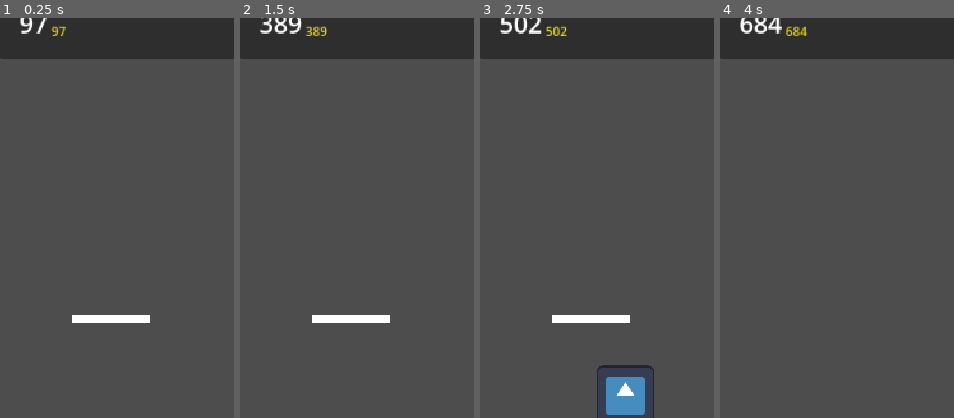
Above: before the commit, frames 1-4 (left to right).
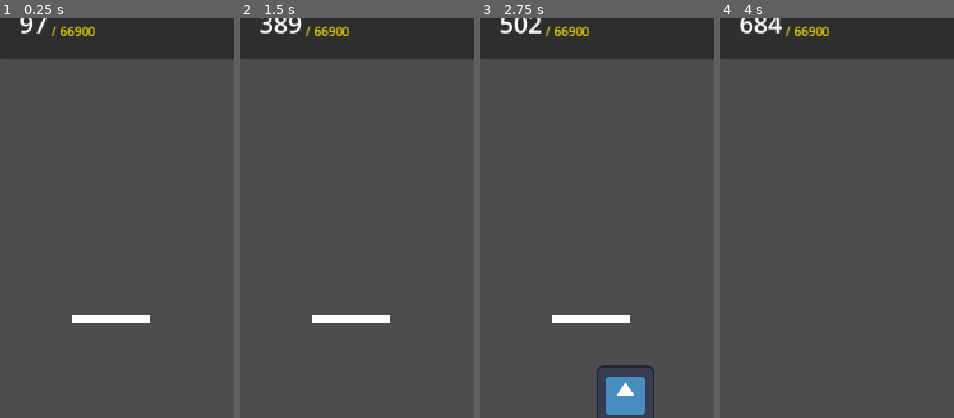
Above: after the commit, the same moments.

Repository: imLymei/mothers-day-game
Game: Godot game, scene res://Scenes/World/World.tscn
The game is run twice, just before and just after one commit, with the same random seed, the same clock (stepped at 60 frames per second) and the same inputs. The engine's default icon, where the game draws it, is replaced by a stand-in: a white triangle on a blue panel in a dark square.
Inputs (mouse positions are % of the whole screen's width and height, from its top left):
- Up to frame 1 (0.25 s): no input
- Up to frame 2 (1.5 s): move the mouse to (72, 45) at 0.52 s; click (72, 45) at 0.67 s; drag from (30, 55) to (45, 70) at 1.27 s
- Up to frame 3 (2.75 s): move the mouse to (60, 28) at 2.02 s; click (60, 28) at 2.17 s
- Up to frame 4 (4 s): drag from (45, 70) to (20, 35) at 2.77 s; move the mouse to (80, 65) at 3.52 s; click (80, 65) at 3.67 s
The pictures show only the part of the screen within x 0-50%, y 4-54%; the shares and areas given below are measured in that part.

The runs differ from the first frame. In frame 1, 0.3% of the frame differs, in the area x 22-41%, y 2-5%; in frame 2, 0.3%, in the area x 28-47%, y 2-5%; in frame 3, 0.3%; in frame 4, 0.3%.

Commit message:
chore: update platforms height

Diff:
--- a/Scenes/World/World.gd
+++ b/Scenes/World/World.gd
@@ -3,9 +3,8 @@
 
 const PLATFORM_SPACING = 300
 const MOVING_PLATFORM_SPAWN_RATE = 0.1
-const GOAL_PLATFORMS_DISTANCE = 1_000
+var GOAL_PLATFORMS_DISTANCE = randi_range(100, 500)
 
-var best_score = 0
 var actual_score = 0
 var last_platform_height = 0
 var screen_size: Vector2
@@ -32,14 +31,15 @@
 # UI
 @onready var win_screen: CenterContainer = %WinScreen
 @onready var game_over_screen: CenterContainer = %GameOverScreen
-@onready var new_high_score: VBoxContainer = %NewHighScore
-@onready var new_high_score_label: Label = %NewHighScoreLabel
+@onready var final_score_label: Label = %FinalScoreLabel
 
 
 func _ready() -> void:
 	screen_size = get_viewport_rect().size
 
 	camera_2d.limit_bottom = 0
+
+	high_score_label.text = "/ %d" % [(GOAL_PLATFORMS_DISTANCE + 1) * PLATFORM_SPACING]
 
 	generate_platforms()
 
@@ -58,10 +58,6 @@
 		for platform: Node2D in platforms.get_children():
 			if platform.global_position.y > camera_bottom + PLATFORM_SPACING:
 				platforms.remove_child(platform)
-
-	if actual_score > best_score:
-		best_score = actual_score
-		high_score_label.text = "%d" % [best_score]
 
 	if is_game_running and last_platform_height - abs(player.global_position.y) < screen_size.y:
 		add_platform()
@@ -107,9 +103,9 @@
 
 func die() -> void:
 	game_over_screen.show()
-	new_high_score.show()
+
+	final_score_label.text = "%d" % [actual_score]
 	total_platforms = 0
-	new_high_score_label.text = "%d" % [best_score]
 
 	camera_2d.global_position.y = 0
 	camera_2d.position_smoothing_speed = 10
@@ -123,9 +119,9 @@
 
 
 
+
 func restart() -> void:
 	game_over_screen.hide()
-	new_high_score.hide()
 	win_screen.hide()
 	camera_2d.position_smoothing_speed = 5
 	camera_2d.limit_smoothed = false
@@ -151,7 +147,6 @@
 
 func _on_play_again_button_pressed() -> void:
 	total_platforms = 0
-	new_high_score_label.text = "%d" % [best_score]
 
 	camera_2d.limit_bottom = 0
 	camera_2d.global_position.y = 0
--- a/Scenes/World/World.tscn
+++ b/Scenes/World/World.tscn
@@ -103,27 +103,25 @@
 theme_override_constants/separation = 32
 
 [node name="NewHighScore" type="VBoxContainer" parent="CanvasLayer/ScreenContainer/GameOverScreen/PanelContainer/MarginContainer/VBoxContainer"]
-unique_name_in_owner = true
-visible = false
 layout_mode = 2
 theme_override_constants/separation = 12
 
 [node name="NewRecordText" type="RichTextLabel" parent="CanvasLayer/ScreenContainer/GameOverScreen/PanelContainer/MarginContainer/VBoxContainer/NewHighScore"]
 clip_contents = false
 layout_mode = 2
-theme_override_colors/default_color = Color(0.922312, 0.863542, 0, 1)
-theme_override_colors/font_outline_color = Color(0.527963, 0.562775, 5.77569e-07, 1)
+theme_override_colors/default_color = Color(0.775063, 0.775063, 0.775063, 1)
+theme_override_colors/font_outline_color = Color(0.439049, 0.439049, 0.439049, 1)
 theme_override_constants/outline_size = 10
 theme_override_font_sizes/normal_font_size = 48
 bbcode_enabled = true
-text = "[wave amp=50.0 freq=5.0 connected=1]NOVO RECORDE"
+text = "[tornado radius=10.0 freq=1.0 connected=1]Quase la..."
 fit_content = true
 scroll_active = false
 autowrap_mode = 0
 horizontal_alignment = 1
 vertical_alignment = 1
 
-[node name="NewHighScoreLabel" type="Label" parent="CanvasLayer/ScreenContainer/GameOverScreen/PanelContainer/MarginContainer/VBoxContainer/NewHighScore"]
+[node name="FinalScoreLabel" type="Label" parent="CanvasLayer/ScreenContainer/GameOverScreen/PanelContainer/MarginContainer/VBoxContainer/NewHighScore"]
 unique_name_in_owner = true
 layout_mode = 2
 theme_override_font_sizes/font_size = 32
